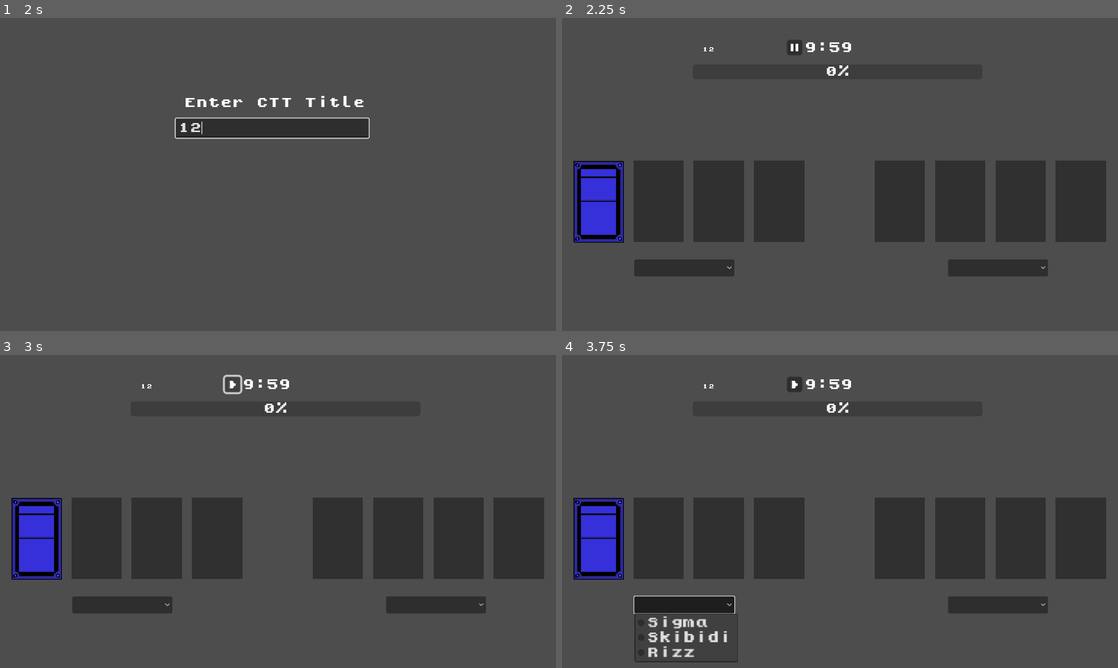
Above: before the commit, frames 1-4 (two rows, left to right).
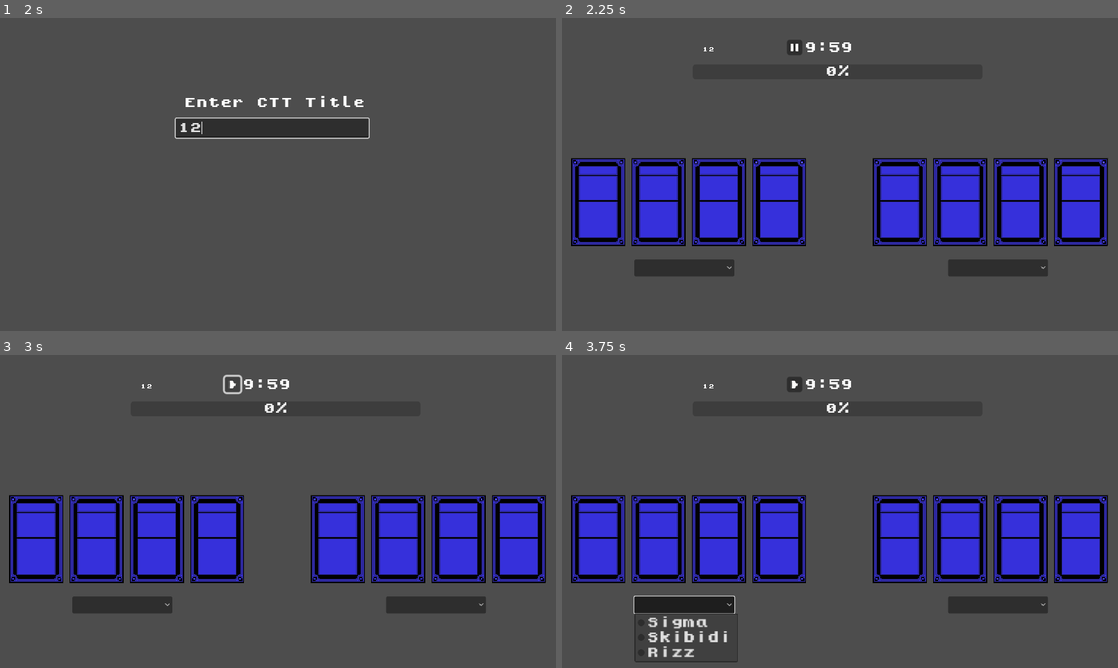
Above: after the commit, the same moments.

Repository: phan-andrew/demo3
Game: Godot game, scene res://start_screen.tscn
Two runs of this game, one before a commit and one after it. Both use one fixed random seed, a clock stepped at 60 frames per second and the inputs below.
Inputs (mouse positions are in pixels of both pictures, inside the frame that each line leads up to):
- Up to frame 1 (2 s): click "Play" at 0.5 s; click (272, 127) at 1.27 s; type "12" at 1.35 s
- Up to frame 2 (2.25 s): tap Enter at 2 s; hold Space (move_right) from 2.03 s (still down)
- Up to frame 3 (3 s): release Space (move_right) at 2.75 s; click (233, 383) at 2.75 s
- Up to frame 4 (3.75 s): click (684, 605) at 3.5 s

Frame 1 is identical in both runs. In frame 2, 20% of the frame differs, in the area x 1-99%, y 44-73%; in frame 3, 20%; in frame 4, 20%.

Commit message:
more cards on game screen

Diff:
--- a/card_shadowBackgrounds.tscn
+++ b/card_shadowBackgrounds.tscn
@@ -6,40 +6,40 @@
 
 [node name="Sprite2D" type="Sprite2D" parent="."]
 position = Vector2(75, 400)
-scale = Vector2(0.126364, 0.126364)
+scale = Vector2(0.136, 0.136)
 texture = ExtResource("1_0lyna")
 
 [node name="Sprite2D2" type="Sprite2D" parent="."]
 position = Vector2(200, 400)
-scale = Vector2(0.126364, 0.126364)
+scale = Vector2(0.136, 0.136)
 texture = ExtResource("1_0lyna")
 
 [node name="Sprite2D3" type="Sprite2D" parent="."]
 position = Vector2(325, 400)
-scale = Vector2(0.126364, 0.126364)
+scale = Vector2(0.136, 0.136)
 texture = ExtResource("1_0lyna")
 
 [node name="Sprite2D4" type="Sprite2D" parent="."]
 position = Vector2(450, 400)
-scale = Vector2(0.126364, 0.126364)
+scale = Vector2(0.136, 0.136)
 texture = ExtResource("1_0lyna")
 
 [node name="Sprite2D5" type="Sprite2D" parent="."]
 position = Vector2(700.125, 400)
-scale = Vector2(0.126364, 0.126364)
+scale = Vector2(0.136, 0.136)
 texture = ExtResource("1_0lyna")
 
 [node name="Sprite2D6" type="Sprite2D" parent="."]
 position = Vector2(825.125, 400)
-scale = Vector2(0.126364, 0.126364)
+scale = Vector2(0.136, 0.136)
 texture = ExtResource("1_0lyna")
 
 [node name="Sprite2D7" type="Sprite2D" parent="."]
 position = Vector2(950.125, 400)
-scale = Vector2(0.126364, 0.126364)
+scale = Vector2(0.136, 0.136)
 texture = ExtResource("1_0lyna")
 
 [node name="Sprite2D8" type="Sprite2D" parent="."]
 position = Vector2(1075.13, 400)
-scale = Vector2(0.126364, 0.126364)
+scale = Vector2(0.136, 0.136)
 texture = ExtResource("1_0lyna")
--- a/game_screen.tscn
+++ b/game_screen.tscn
@@ -41,9 +41,44 @@
 
 [node name="dropdown" parent="." instance=ExtResource("5_c2rya")]
 
-[node name="Node2D" parent="." instance=ExtResource("6_2l2jm")]
+[node name="attack_2" parent="." instance=ExtResource("6_2l2jm")]
 z_index = 1
-position = Vector2(76, 381)
-scale = Vector2(0.126, 0.126)
+position = Vector2(200, 381)
+scale = Vector2(0.136, 0.136)
+
+[node name="attack_1" parent="." instance=ExtResource("6_2l2jm")]
+z_index = 1
+position = Vector2(75, 381)
+scale = Vector2(0.136, 0.136)
+
+[node name="defend_4" parent="." instance=ExtResource("6_2l2jm")]
+z_index = 1
+position = Vector2(1075, 381)
+scale = Vector2(0.136, 0.136)
+
+[node name="defend_3" parent="." instance=ExtResource("6_2l2jm")]
+z_index = 1
+position = Vector2(950, 381)
+scale = Vector2(0.136, 0.136)
+
+[node name="defend_2" parent="." instance=ExtResource("6_2l2jm")]
+z_index = 1
+position = Vector2(825, 381)
+scale = Vector2(0.136, 0.136)
+
+[node name="defend_1" parent="." instance=ExtResource("6_2l2jm")]
+z_index = 1
+position = Vector2(700, 381)
+scale = Vector2(0.136, 0.136)
+
+[node name="attack_4" parent="." instance=ExtResource("6_2l2jm")]
+z_index = 1
+position = Vector2(450, 381)
+scale = Vector2(0.136, 0.136)
+
+[node name="attack_3" parent="." instance=ExtResource("6_2l2jm")]
+z_index = 1
+position = Vector2(325, 381)
+scale = Vector2(0.136, 0.136)
 
 [connection signal="pressed" from="Timer_Label/Button" to="Timer_Label" method="_on_button_pressed"]
